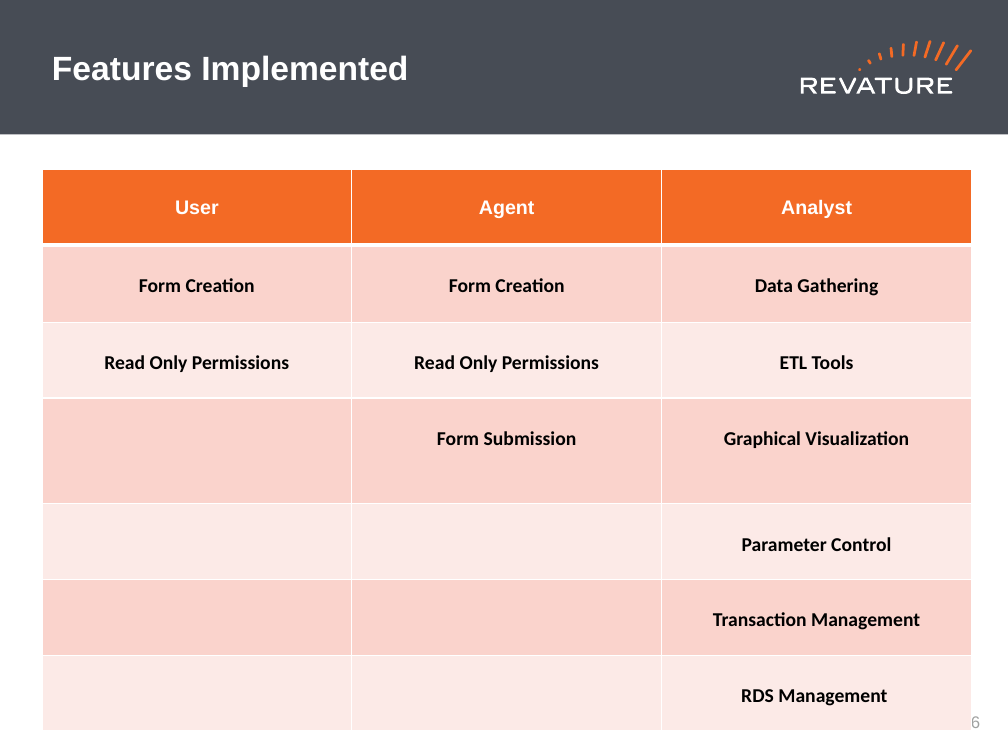
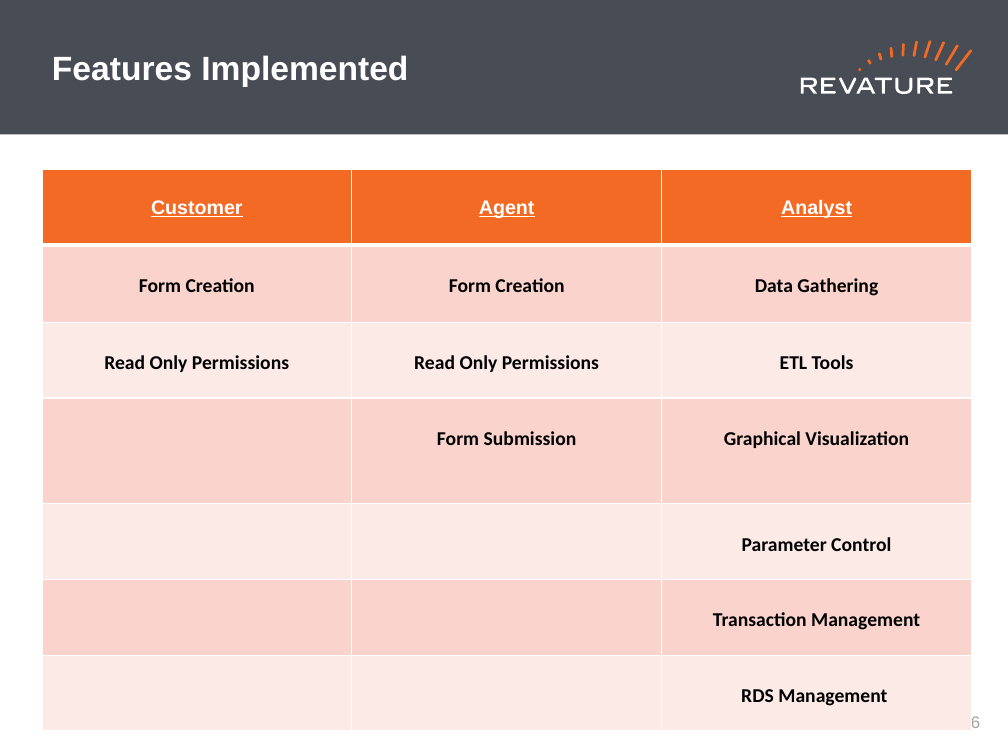
Before and after one commit to 220103-java-etl/Amplifire-404-Braincells, a slide deck: slide 7 of BraincellsP2_Presentation.pptx. Drawn at 1008x756 pixels with LibreOffice and Linux fonts; fonts in the diff are those of the drawing. Boxes give left, top, right and bottom in pixels: in the first picture for what was removed or moved away, otherwise in the second. Text is boxed around its words. In the diff, an @@ line names an element or a change of style, - is before the commit and + after.

Commit message:
update presentation

```diff
--- a/BraincellsP2_Presentation.pptx
+++ b/BraincellsP2_Presentation.pptx
@@ table at (42,169,971,722) @@
-row 1, column 1: User
+row 1, column 1: Customer
@@ underline on in "Agent", "Analyst" @@
```
Also in this commit, not shown: 3 other slides changed.
